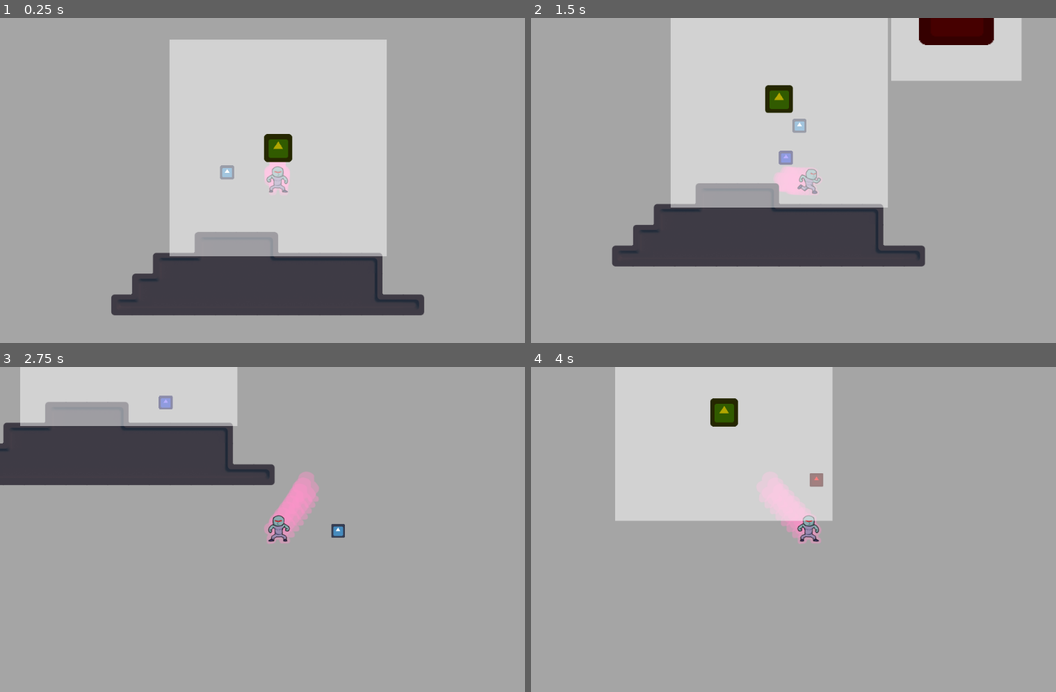
Above: before the commit, frames 1-4 (two rows, left to right).
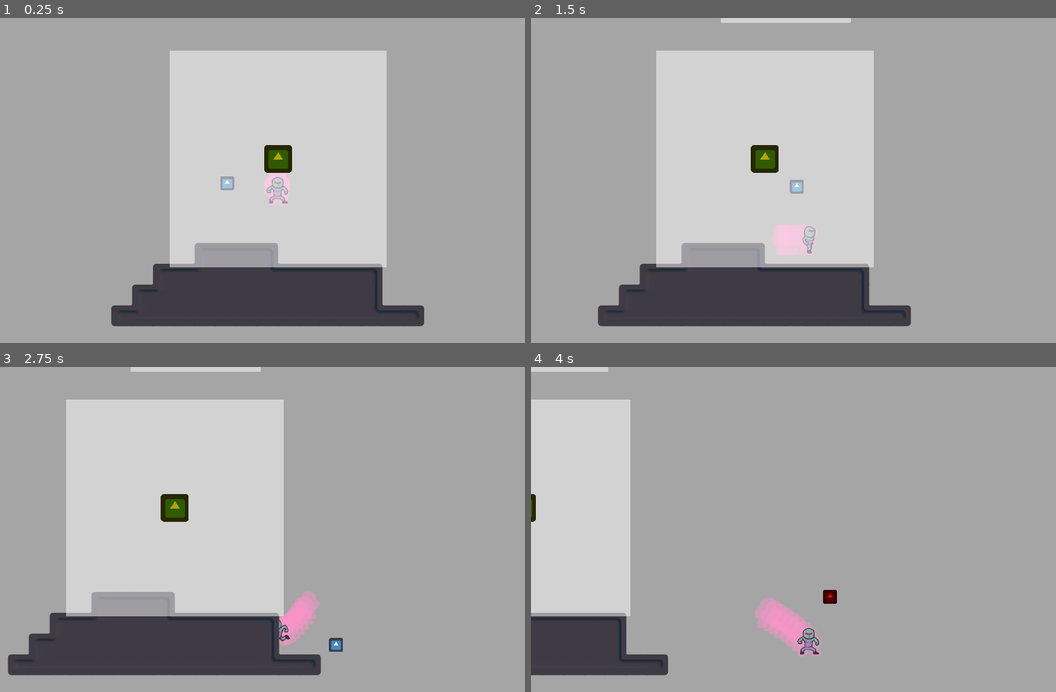
Above: after the commit, the same moments.

Repository: mdrgon1/GWJ-22-Spinzo
Game: Godot game, scene res://Main.tscn
The game is run twice, just before and just after one commit, with the same random seed, the same clock (stepped at 60 frames per second) and the same inputs. The engine's default icon, where the game draws it, is replaced by a stand-in: a white triangle on a blue panel in a dark square.
Inputs:
- Up to frame 1 (0.25 s): no input
- Up to frame 2 (1.5 s): hold Shift (aim) 0.53-1.28 s; hold Right (move_right) from 0.53 s (still down); tap W (jump) at 0.77 s; tap E (throw_ball) at 1.35 s
- Up to frame 3 (2.75 s): tap W (jump) at 1.52 s; release Right (move_right) at 2.03 s; hold A (move_left) from 2.03 s (still down); hold X from 2.03 s (still down)
- Up to frame 4 (4 s): release A (move_left) at 2.78 s; release X at 2.78 s; hold Right (move_right) from 2.78 s (still down); tap Shift (aim) at 2.85 s; tap W (jump) at 3.02, 3.77 s; hold E (throw_ball) from 3.53 s (still down)

The runs differ from the first frame. In frame 1, 7.6% of the frame differs, in the area x 21-81%, y 6-95%; in frame 2, 33%; in frame 3, 42%, in the area x 0-66%, y 0-95%; in frame 4, 36%.

Commit message:
made ball bigger

Diff:
--- a/Project/Ball/Ball.tscn
+++ b/Project/Ball/Ball.tscn
@@ -7,7 +7,7 @@
 [ext_resource path="res://Ball/Movement/Throwing.gd" type="Script" id=5]
 
 [sub_resource type="CircleShape2D" id=1]
-radius = 4.25439
+radius = 6.0
 
 [node name="Ball" type="KinematicBody2D"]
 script = ExtResource( 2 )
--- a/Project/Main.tscn
+++ b/Project/Main.tscn
@@ -1,11 +1,10 @@
-[gd_scene load_steps=9 format=2]
+[gd_scene load_steps=8 format=2]
 
 [ext_resource path="res://Player/Player.tscn" type="PackedScene" id=1]
 [ext_resource path="res://tileset.tres" type="TileSet" id=2]
 [ext_resource path="res://Ball/Ball.tscn" type="PackedScene" id=3]
 [ext_resource path="res://Scripts/Camera.gd" type="Script" id=4]
 [ext_resource path="res://Scripts/MainLevel.gd" type="Script" id=5]
-[ext_resource path="res://hazards/Hazard1.tscn" type="PackedScene" id=6]
 [ext_resource path="res://Player Outline/PlayerOutline.gd" type="Script" id=7]
 [ext_resource path="res://Player Outline/animations/spriteframes.tres" type="SpriteFrames" id=8]
 
@@ -48,6 +47,3 @@
 tile_set = ExtResource( 2 )
 format = 1
 tile_data = PoolIntArray( 262140, 0, 8, 262141, 0, 10, 262142, 0, 10, 262143, 0, 11, 327674, 0, 8, 327675, 0, 10, 32767 …(651 unchanged characters)…
-
-[node name="Dasher" parent="." instance=ExtResource( 6 )]
-position = Vector2( 0, -16.3291 )
--- a/Project/Scripts/Camera.gd
+++ b/Project/Scripts/Camera.gd
@@ -5,5 +5,5 @@
 onready var player = get_tree().get_nodes_in_group("player")[0]
 
 func _process(delta):
-	#position.y = min(position.y, player.position.y + Y_OFFSET)
-	position = player.position
+	position.y = min(position.y, player.position.y + Y_OFFSET)
+	position.x = player.position.x
--- a/Project/project.godot
+++ b/Project/project.godot
@@ -29,6 +29,11 @@
 config/name="Godot wild jam 22"
 run/main_scene="res://Main.tscn"
 config/icon="res://icon.png"
+
+[display]
+
+window/stretch/mode="2d"
+window/stretch/aspect="keep_height"
 
 [input]
 
